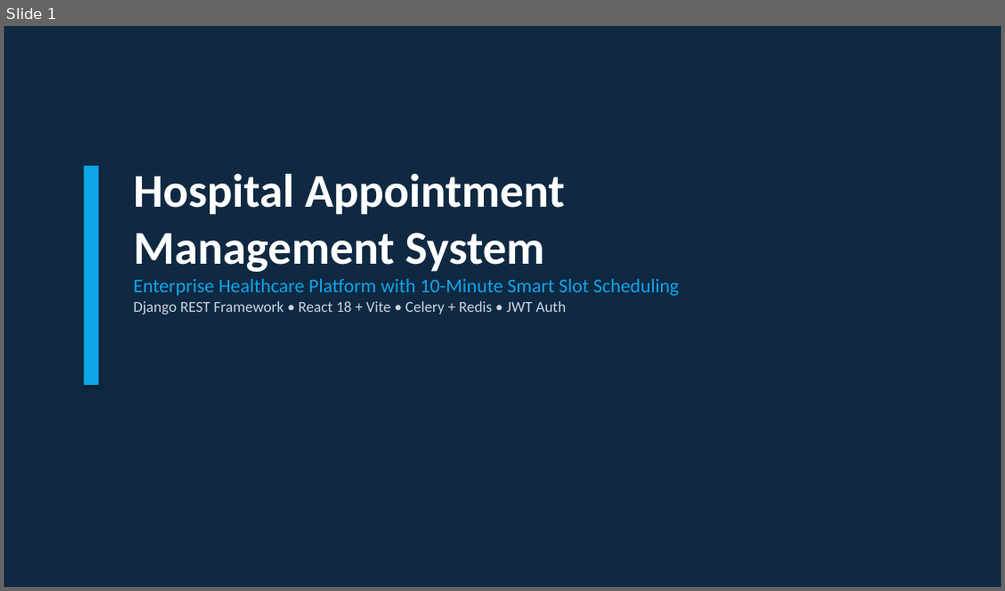
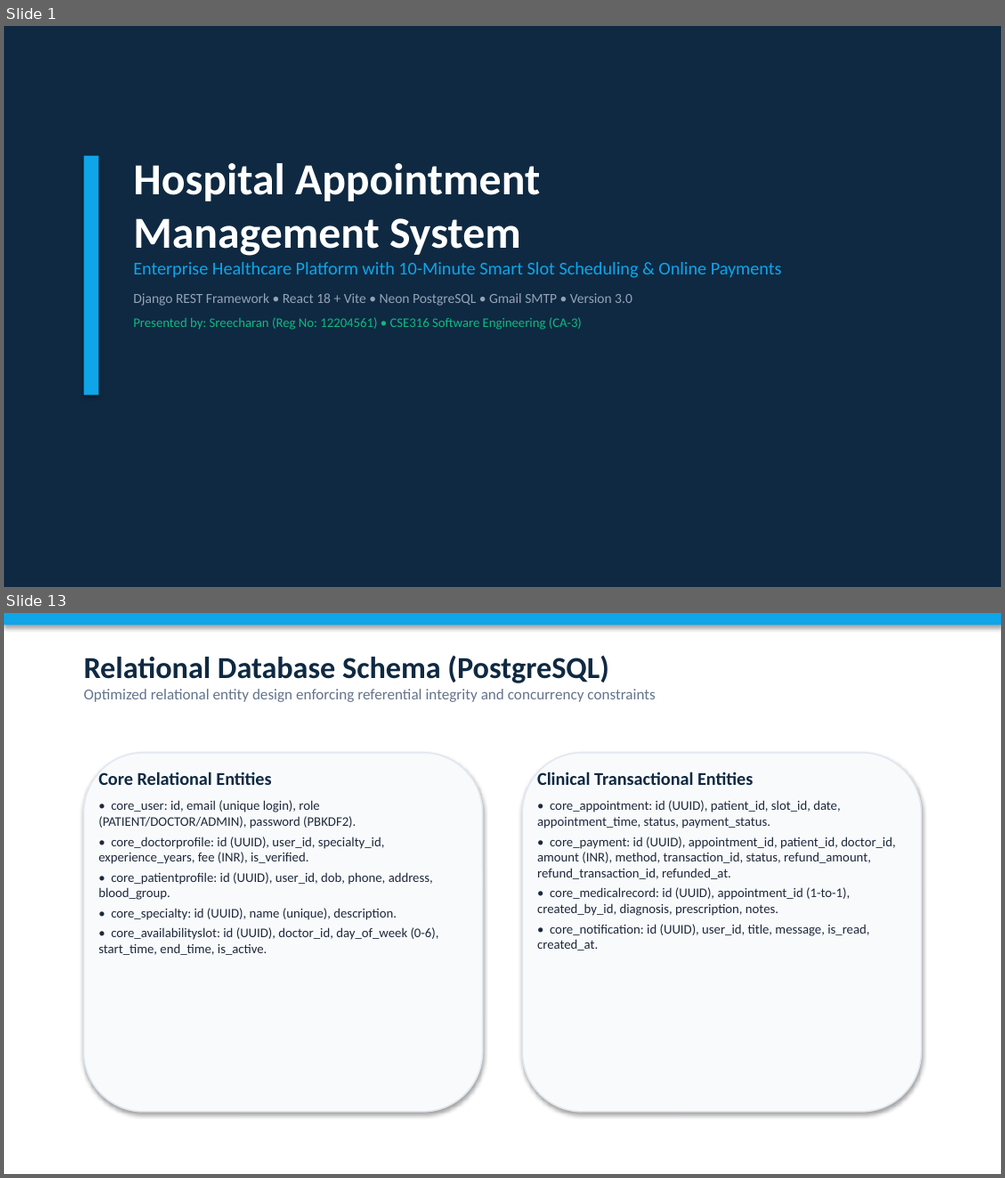
Before and after one commit to Sreecharan01/Hospital-Management-System, a slide deck: hospital_management_system.pptx. Shown one above the other, each under a label of ours: slide 1 before the commit, slides 1 and 13 after it; the slides between them are not shown. The pictures are 1005x591 and 1005x1178 pixels, drawn with LibreOffice and Linux fonts; fonts in the diff are those of the drawing. Boxes give left, top, right and bottom in pixels: in the first picture for what was removed or moved away, otherwise in the second. Text is boxed around its words. In the diff, an @@ line names an element or a change of style, - is before the commit and + after.

Commit message:
feat(presentation): update 16-slide PPTX with INR payments, 50% refund, live Gmail SMTP, and cloud deployment

```diff
--- a/hospital_management_system.pptx
+++ b/hospital_management_system.pptx
@@ slide 13 added at (4, 613, 1001, 1174), background #FFFFFF @@
@@ rectangle added at (4, 613, 1001, 625), fill #0EA5E9 @@
@@ text added at (84, 656, 655, 702), 11 pt, text #64748B @@
+Relational Database Schema (PostgreSQL)
+Optimized relational entity design enforcing referential integrity and concurrency constraints
@@ rounded rectangle added at (84, 753, 483, 1111), fill #F8FAFC, outline #E2E8F0 1 pt @@
@@ text added at (98, 771, 439, 955), 9.5 pt, text #1E293B @@
+Core Relational Entities
+• core_user: id, email (unique login), role (PATIENT/DOCTOR/ADMIN), password (PBKDF2).
+• core_doctorprofile: id (UUID), user_id, specialty_id, experience_years, fee (INR), is_verified.
+• core_patientprofile: id (UUID), user_id, dob, phone, address, blood_group.
+• core_specialty: id (UUID), name (unique), description.
+• core_availabilityslot: id (UUID), doctor_id, day_of_week (0-6), start_time, end_time, is_active.
@@ rounded rectangle added at (522, 753, 921, 1111), fill #F8FAFC, outline #E2E8F0 1 pt @@
@@ text added at (537, 771, 896, 950), 9.5 pt, text #1E293B @@
+Clinical Transactional Entities
+• core_appointment: id (UUID), patient_id, slot_id, date, appointment_time, status, payment_status.
+• core_payment: id (UUID), appointment_id, patient_id, doctor_id, amount (INR), method, transaction_id, status, refund_amount, refund_transaction_id, refunded_at.
+• core_medicalrecord: id (UUID), appointment_id (1-to-1), created_by_id, diagnosis, prescription, notes.
+• core_notification: id (UUID), user_id, title, message, is_read, created_at.
@@ slide 1 changed as well @@
@@ rectangle: place and size @@
-rectangle at (84, 166, 98, 385)
+rectangle at (84, 156, 98, 394)
@@ text "Hospital Appointment Management System": place and size @@
-text "Hospital Appointment Management System" at (133, 174, 679, 314)
+text "Hospital Appointment Management System" at (133, 163, 782, 329)
@@ text at (133, 163, 540, 256): size 34 to 32 pt in "Hospital Appointment Management System" @@
@@ text at (133, 262, 782, 329): text changed; size 14 to 13 pt @@
-Enterprise Healthcare Platform with 10-Minute Smart Slot Scheduling
-Django REST Framework • React 18 + Vite • Celery + Redis • JWT Auth
+Enterprise Healthcare Platform with 10-Minute Smart Slot Scheduling & Online Payments
+Django REST Framework • React 18 + Vite • Neon PostgreSQL • Gmail SMTP • Version 3.0
+Presented by: Sreecharan (Reg No: 12204561) • CSE316 Software Engineering (CA-3)
```
Also in this commit, not shown: 14 other slides added, 13 slides removed, 1 other file.
